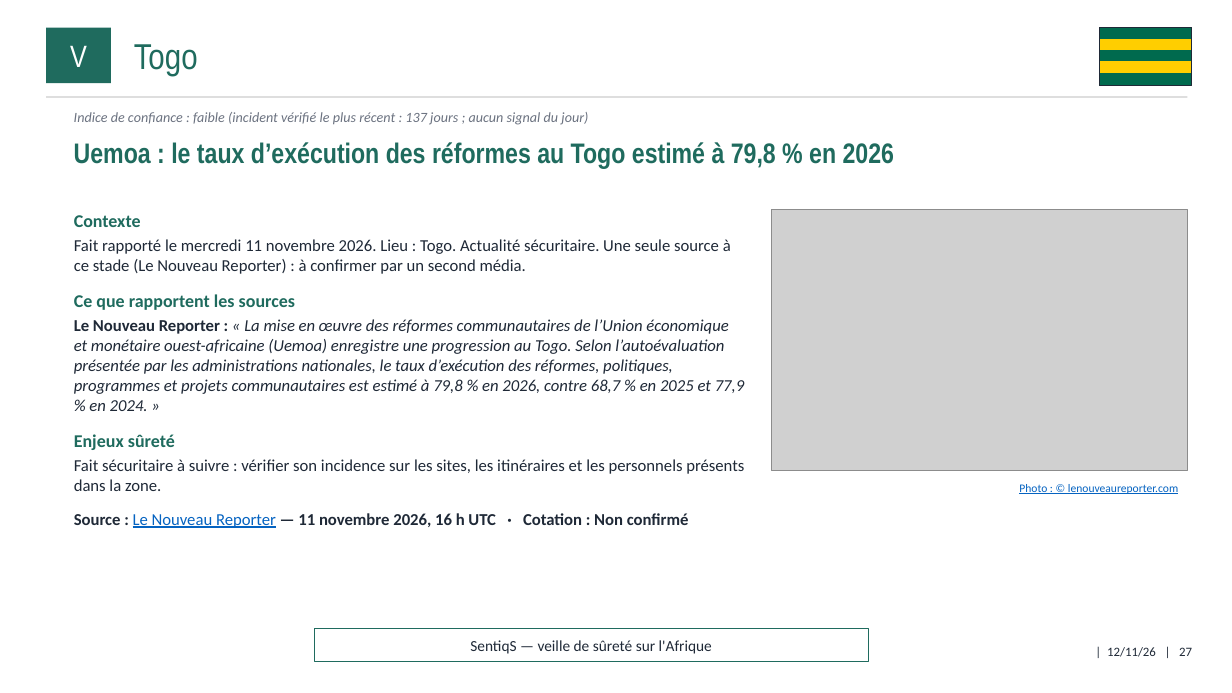
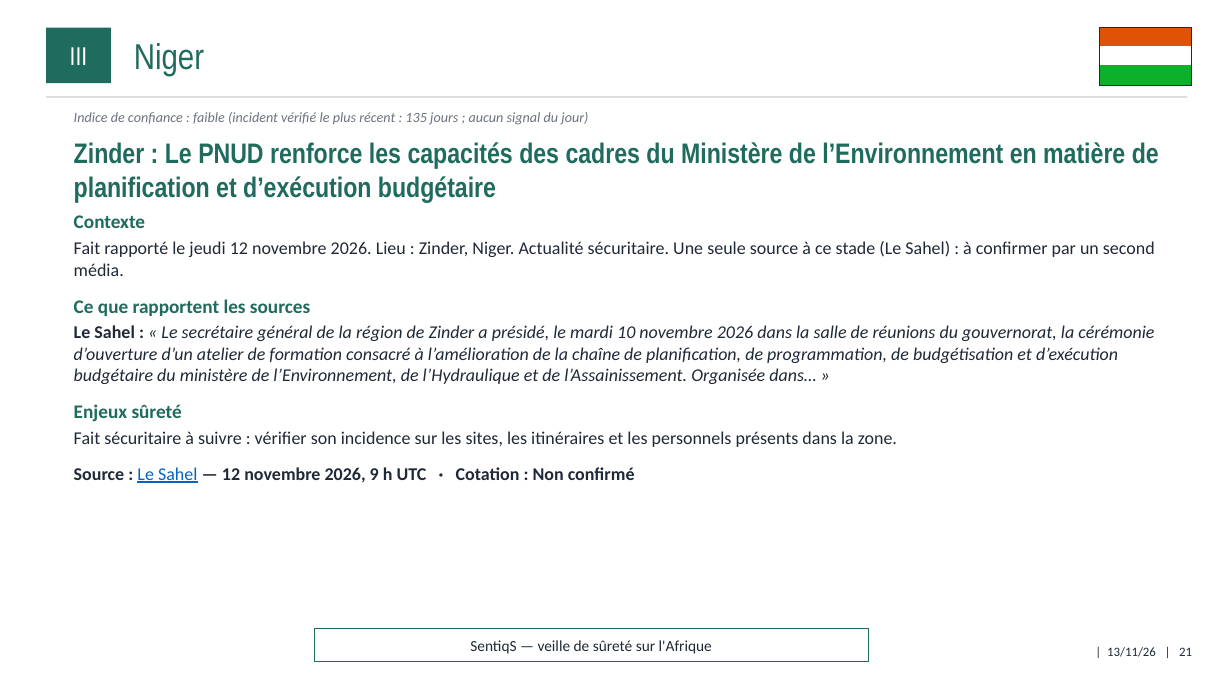
Before and after one commit to ytl1-ops/SentiqS, a slide deck: slide 21 of web/rapports/mensuel/2026-11.pptx (slide 27 before the commit). Drawn at 1232x693 pixels with LibreOffice and Linux fonts; fonts in the diff are those of the drawing; grey boxes stand for pictures. Boxes give left, top, right and bottom in pixels: in the first picture for what was removed or moved away, otherwise in the second. Text is boxed around its words. In the diff, an @@ line names an element or a change of style, - is before the commit and + after.

```diff
--- a/web/rapports/mensuel/2026-11.pptx
+++ b/web/rapports/mensuel/2026-11.pptx
@@ rectangle resized from (x1=1100, y1=28, x2=1191, y2=39) to (x1=1100, y1=28, x2=1191, y2=47) @@
@@ rectangle at (x1=1100, y1=28, x2=1191, y2=47): fill #006A4E to #E05206; outline #006A4E 1 pt to #E05206 1 pt @@
@@ text in rectangle at (x1=70, y1=47, x2=88, y2=65): text changed; size 24 to 20 pt @@
-V
+III
@@ text at (x1=134, y1=43, x2=204, y2=77): text changed @@
-Togo
+Niger
@@ rectangle resized from (x1=1100, y1=51, x2=1191, y2=62) to (x1=1100, y1=47, x2=1191, y2=67) @@
@@ rectangle at (x1=1100, y1=47, x2=1191, y2=67): fill #006A4E to #FFFFFF; outline #006A4E 1 pt to #FFFFFF 1 pt @@
@@ rectangle removed at (x1=1100, y1=39, x2=1191, y2=50) @@
@@ rectangle resized from (x1=1100, y1=74, x2=1191, y2=85) to (x1=1100, y1=66, x2=1191, y2=85) @@
@@ rectangle at (x1=1100, y1=66, x2=1191, y2=85): fill #006A4E to #0DB02B; outline #006A4E 1 pt to #0DB02B 1 pt @@
@@ rectangle removed at (x1=1100, y1=62, x2=1191, y2=73) @@
@@ text at (x1=74, y1=112, x2=588, y2=125): text changed @@
-Indice de confiance : faible (incident vérifié le plus récent : 137 jours ; aucun signal du jour)
+Indice de confiance : faible (incident vérifié le plus récent : 135 jours ; aucun signal du jour)
@@ text at (x1=74, y1=142, x2=1159, y2=203): text changed @@
-Uemoa : le taux d’exécution des réformes au Togo estimé à 79,8 % en 2026
+Zinder : Le PNUD renforce les capacités des cadres du Ministère de l’Environnement en matière de planification et d’exécution budgétaire
@@ text at (x1=74, y1=215, x2=897, y2=447): size 14 to 15 pt in "Contexte", "Ce que rapportent les sources", "Enjeux sûreté"; size 13 to 14 pt in "Fait sécuritaire à suivre : vérifier son ..." @@
@@ picture removed at (x1=772, y1=210, x2=1188, y2=470) @@
@@ text at (x1=74, y1=241, x2=1155, y2=276): text changed; size 13 to 14 pt @@
-Fait rapporté le mercredi 11 novembre 2026. Lieu : Togo. Actualité sécuritaire. Une seule source à ce stade (Le Nouveau Reporter) : à confirmer par un second média.
+Fait rapporté le jeudi 12 novembre 2026. Lieu : Zinder, Niger. Actualité sécuritaire. Une seule source à ce stade (Le Sahel) : à confirmer par un second média.
@@ text at (x1=74, y1=325, x2=1154, y2=384): text changed; size 13 to 14 pt @@
-Le Nouveau Reporter : « La mise en œuvre des réformes communautaires de l’Union économique et monétaire ouest-africaine (Uemoa) enregistre une progression au Togo. Selon l’autoévaluation présentée par les administrations nationales, le taux d’exécution des réformes, politiques, programmes et projets communautaires est estimé à 79,8 % en 2026, contre 68,7 % en 2025 et 77,9 % en 2024. »
+Le Sahel : « Le secrétaire général de la région de Zinder a présidé, le mardi 10 novembre 2026 dans la salle de réunions du gouvernorat, la cérémonie d’ouverture d’un atelier de formation consacré à l’amélioration de la chaîne de planification, de programmation, de budgétisation et d’exécution budgétaire du ministère de l’Environnement, de l’Hydraulique et de l’Assainissement. Organisée dans… »
@@ text at (x1=74, y1=467, x2=635, y2=483): text changed; size 13 to 14 pt @@
-Source : Le Nouveau Reporter — 11 novembre 2026, 16 h UTC · Cotation : Non confirmé
+Source : Le Sahel — 12 novembre 2026, 9 h UTC · Cotation : Non confirmé
@@ text removed at (x1=1019, y1=484, x2=1178, y2=494) @@
-Photo : © lenouveaureporter.com
@@ text at (x1=1107, y1=647, x2=1192, y2=657): text changed @@
-| 12/11/26 | 27
+| 13/11/26 | 21
```
Also in this commit, not shown: 40 other slides changed, 1 slide added, 11 other files.
